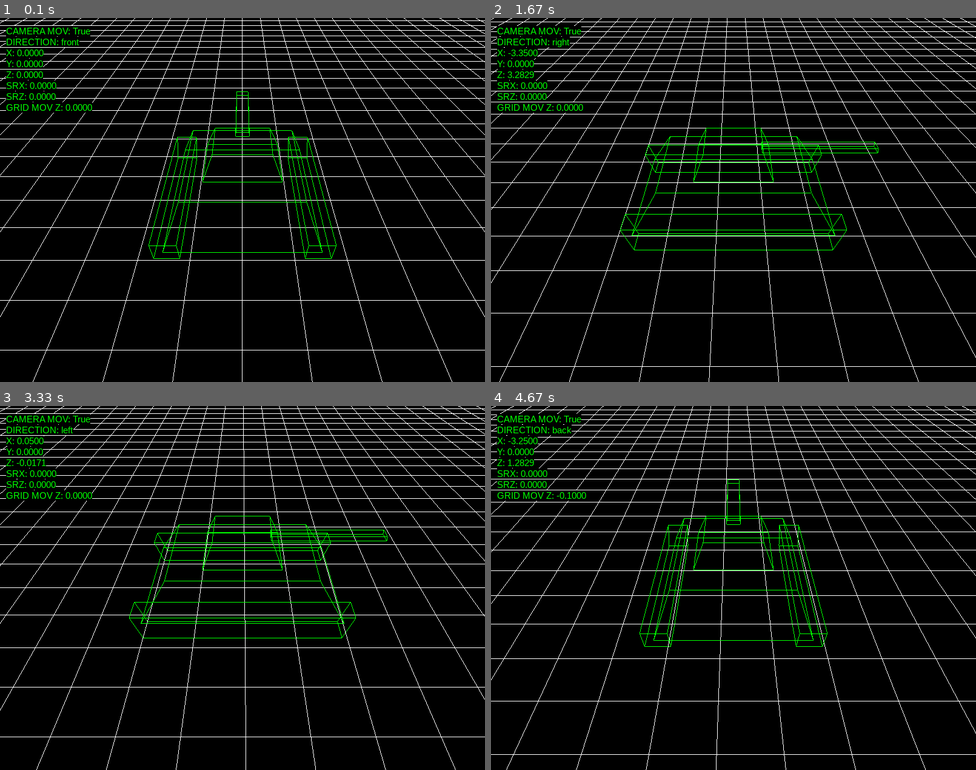
Above: before the commit, frames 1-4 (two rows, left to right).
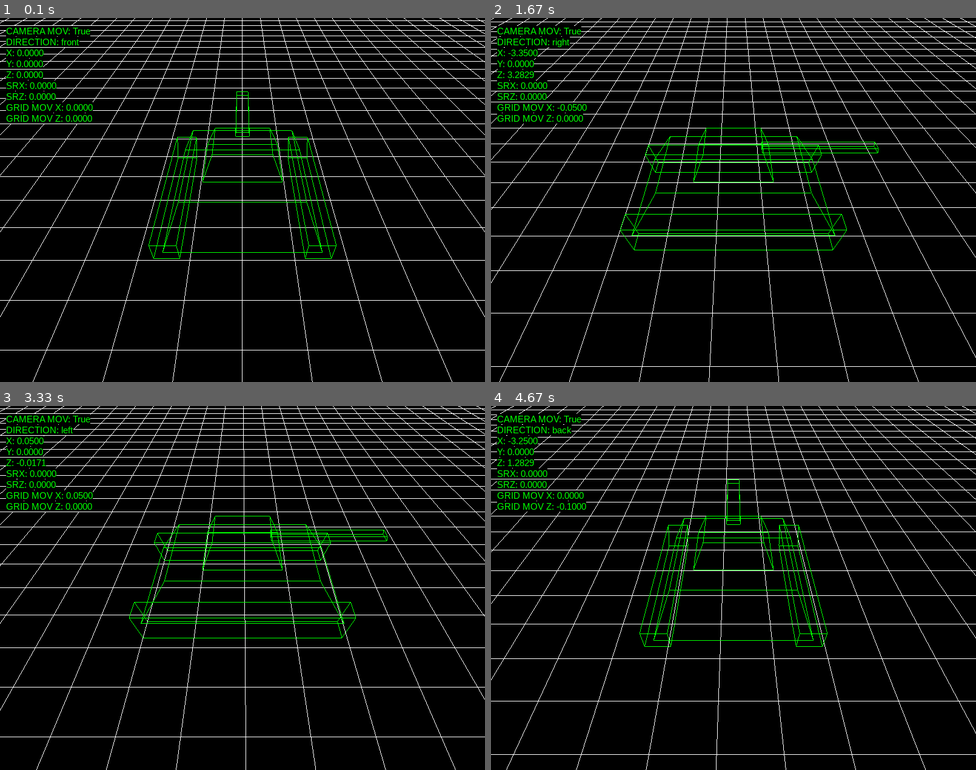
Above: after the commit, the same moments.

Repository: antonioam82/tank_controller
Game: pygame game, started from tank_demo_v.py
The game is run twice, just before and just after one commit, with the same random seed, the same clock (stepped at 60 frames per second) and the same inputs.
Inputs:
- Up to frame 1 (0.1 s): no input
- Up to frame 2 (1.67 s): tap Y at 0.33 s; hold Right 0.67-1.13 s; hold Up 1.17-1.47 s; tap J at 1.23, 1.57 s; tap C at 1.32 s; hold Right from 1.5 s (still down)
- Up to frame 3 (3.33 s): tap J at 1.87, 2.07, 2.37, 2.63, 2.97, 3.27 s; release Right at 1.97 s; hold Left 2-2.53 s; tap V at 2.15 s; hold Down 2.57-2.87 s; tap C at 2.72 s; hold Left 2.9-3.3 s
- Up to frame 4 (4.67 s): hold Up 3.33-3.7 s; tap J at 3.4, 3.8, 4.1, 4.47 s; tap V at 3.48 s; hold Right 3.73-4.37 s; tap C at 3.88 s; hold Down from 4.4 s (still down)

The runs differ from the first frame. In frame 1, 0.2% of the frame differs, in the area x 1-20%, y 23-29%; in frame 2, 0.3%; in frame 3, 0.2%; in frame 4, 0.3%.

Commit message:
Completada info en pantalla

Diff:
--- a/tank_demo_v.py
+++ b/tank_demo_v.py
@@ -371,7 +371,8 @@
             draw_text(font, 10, 498, f'Z: {z:.4f}')
             draw_text(font, 10, 480, f'SRX: {stop_rate_x:.4f}')
             draw_text(font, 10, 462, f'SRZ: {stop_rate_z:.4f}')
-            draw_text(font, 10, 444, f'GRID MOV Z: {grid_mov_z:.4f}')
+            draw_text(font, 10, 444, f'GRID MOV X: {grid_mov_x:.4f}')
+            draw_text(font, 10, 426, f'GRID MOV Z: {grid_mov_z:.4f}')
 
         pygame.display.flip()
         pygame.time.wait(10)
